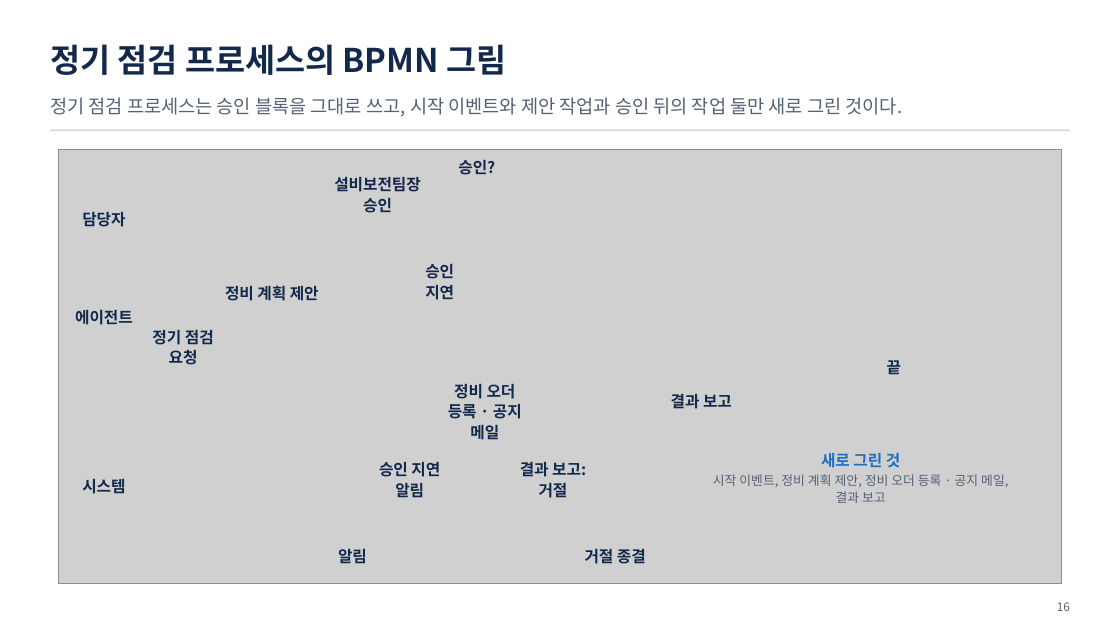
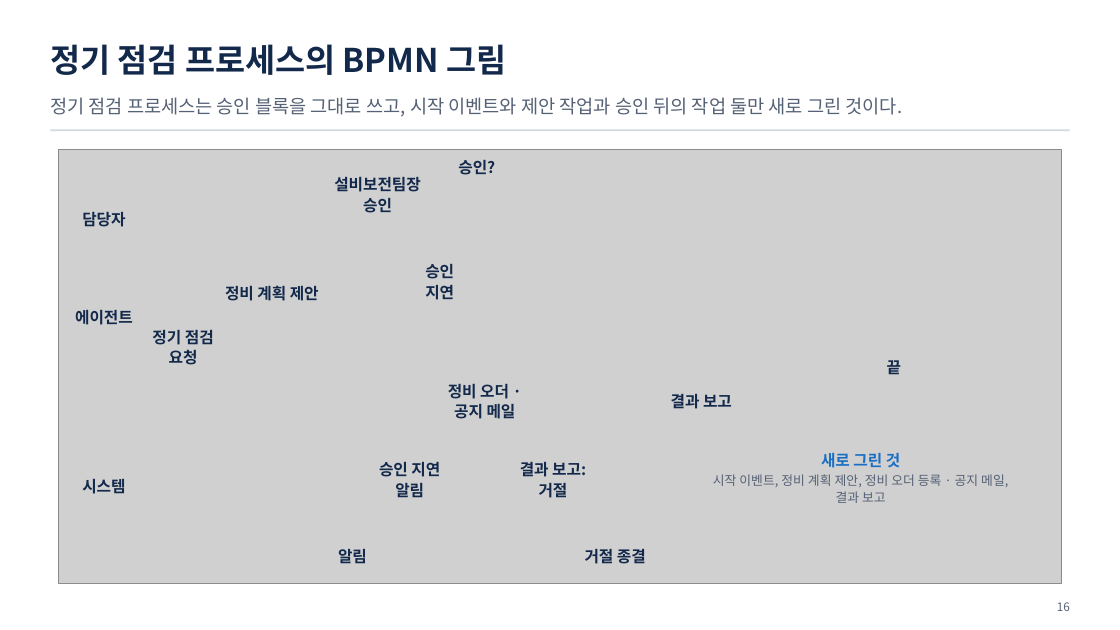
Before and after one commit to uengine-oss/hyd-iot-edu, a slide deck: slide 16 of docs/교재/통합반/10일차/통합반_10일차.pptx. Drawn at 1120x630 pixels with LibreOffice and Linux fonts; fonts in the diff are those of the drawing; grey boxes stand for pictures. Boxes give left, top, right and bottom in pixels: in the first picture for what was removed or moved away, otherwise in the second. Text is boxed around its words. In the diff, an @@ line names an element or a change of style, - is before the commit and + after.

```diff
--- a/docs/교재/통합반/10일차/통합반_10일차.pptx
+++ b/docs/교재/통합반/10일차/통합반_10일차.pptx
@@ text at <box>448,384,516,419</box>: text changed @@
-정비 오더 등록 · 공지 메일
+정비 오더 · 공지 메일
```
Also in this commit, not shown: 9 other files.
